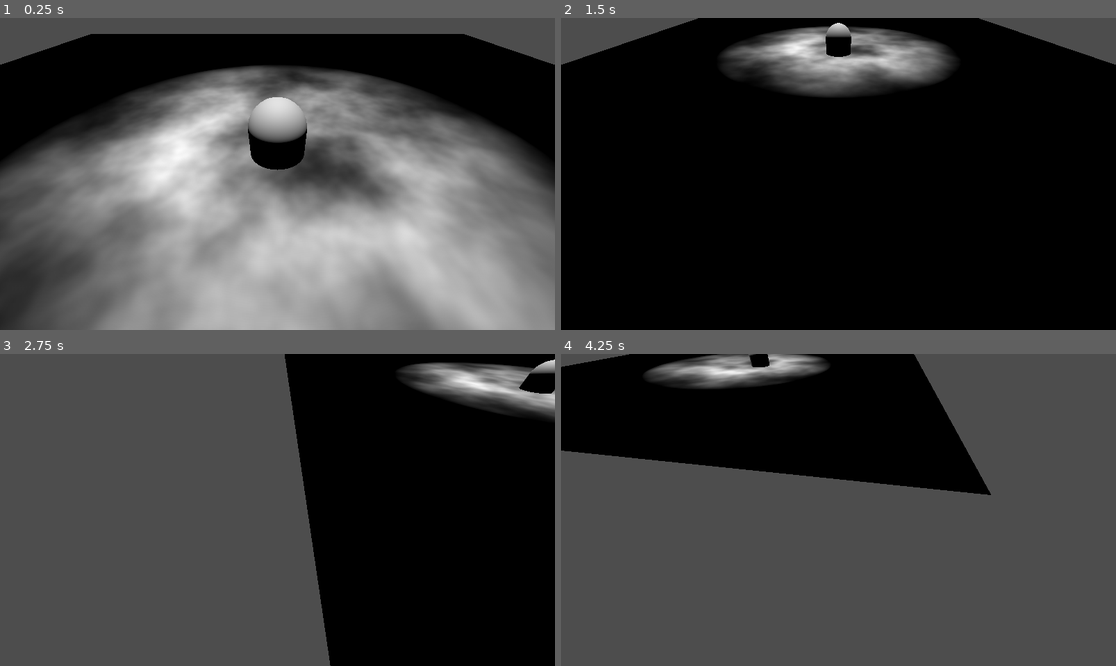
Above: before the commit, frames 1-4 (two rows, left to right).
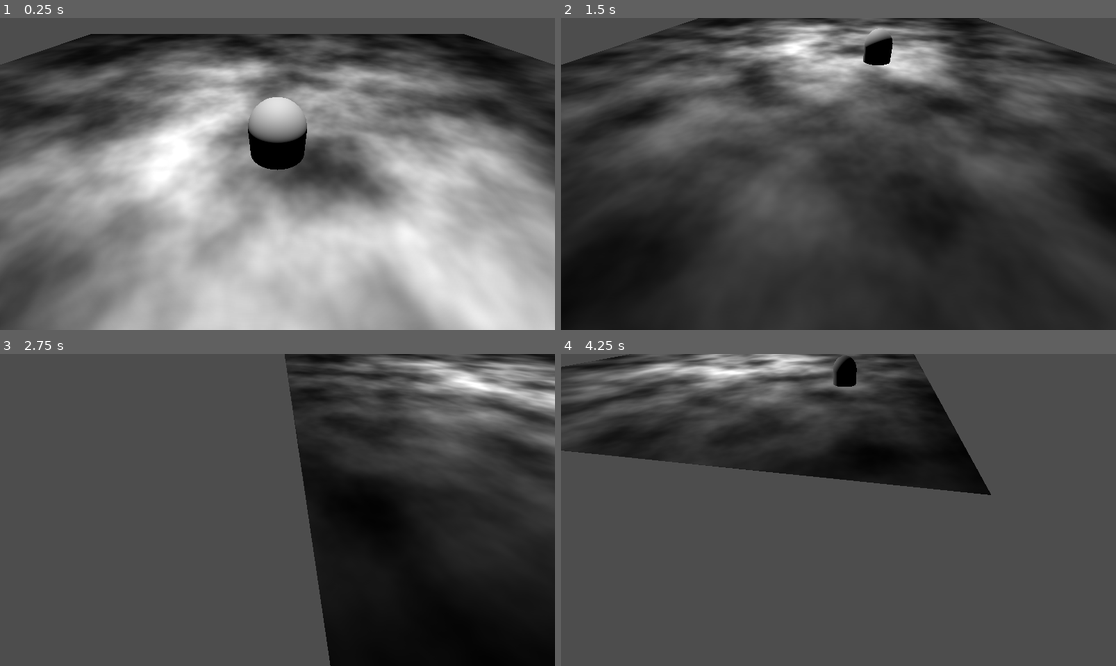
Above: after the commit, the same moments.

Repository: marcinpiotrsobczyk/godot_systems
Game: Godot game, scene res://scenes/camera_following_player.tscn
Same seed, same stepped clock (60 frames per second), same inputs: the game is played once before the commit and once after it.
Inputs (mouse positions are in pixels of both pictures, inside the frame that each line leads up to):
- Up to frame 1 (0.25 s): no input
- Up to frame 2 (1.5 s): tap Enter at 0.5 s; move the mouse to (960, 158) at 0.52 s; hold S (camera_backward) 0.53-1.28 s; click (960, 158) at 0.67 s; move the mouse to (727, 189) at 1.27 s; tap W (camera_forward) at 1.35 s; click (727, 189) at 1.42 s
- Up to frame 3 (2.75 s): move the mouse to (333, 441) at 2.02 s; hold A (camera_left) from 2.03 s (still down); click (333, 441) at 2.17 s
- Up to frame 4 (4.25 s): move the mouse to (810, 572) at 2.77 s; release A (camera_left) at 2.78 s; tap D (camera_right) at 2.85 s; click (810, 572) at 2.92 s; move the mouse to (1005, 556) at 3.52 s; hold Q (rotate_camera_left) from 3.53 s (still down); click (1005, 556) at 3.67 s

The runs differ from the first frame. In frame 1, 54% of the frame differs, in the area x 0-100%, y 5-100%; in frame 2, 89%, in the area x 0-100%, y 0-100%; in frame 3, 25%; in frame 4, 20%.

Commit message:
Player movement

Diff:
--- a/scenes/camera_following_player.tscn
+++ b/scenes/camera_following_player.tscn
@@ -18,6 +18,7 @@
 transform = Transform3D(1, 0, 0, 0, -4.371139e-08, 1, 0, -1, -4.371139e-08, 0, 5, 0)
 light_energy = 10.0
 spot_range = 20.0
+spot_angle = 75.0
 
 [node name="RotationHelper" type="Node3D" parent="."]
 
@@ -28,8 +29,9 @@
 script = ExtResource("2_eldjp")
 rotation_helper = NodePath("..")
 
-[node name="Player" type="Node3D" parent="."]
+[node name="Player" type="Node3D" parent="." node_paths=PackedStringArray("camera")]
 script = ExtResource("2_8gnqd")
+camera = NodePath("../RotationHelper/Camera3D")
 
 [node name="MeshInstance" type="MeshInstance3D" parent="Player"]
 mesh = SubResource("CapsuleMesh_rdmm2")
--- a/scripts/camera_3d.gd
+++ b/scripts/camera_3d.gd
@@ -55,7 +55,7 @@
 func rotate_camera(delta: float) -> void:
 	var rotation_change: float = 0.0
 	if Input.is_mouse_button_pressed(MOUSE_BUTTON_MIDDLE):
-		var mouse_position = get_viewport().get_mouse_position()
+		var mouse_position: Vector2 = get_viewport().get_mouse_position()
 		if last_physics_process_mouse_position_average != 0.0:
 			var mouse_position_delta: float = mouse_position.x - last_physics_process_mouse_position_average
 			if mouse_position_delta > 0:
--- a/scripts/player.gd
+++ b/scripts/player.gd
@@ -1,14 +1,20 @@
 extends Node3D
+
+@export var camera: Camera3D
 
 
 var desired_player_position: Vector3 = Vector3.ZERO
-const PLAYER_MOVEMENT_SPEED: float = 1.0
+const PLAYER_MOVEMENT_SPEED: float = 3.0
 
 
 func handle_desired_position(event: InputEventMouseButton) -> void:
 		if event.button_index == MOUSE_BUTTON_LEFT:
-			var hit_position: Vector3 = shoot_ray()
-			desired_player_position = hit_position
+			var raycast_result: Dictionary = shoot_ray()
+			if raycast_result.has("position") and raycast_result["position"] is Vector3:
+				print("position valid, raycast result: ", raycast_result)
+				desired_player_position = raycast_result["position"]
+			else:
+				print("position invalid, raycast result: ", raycast_result)
 
 
 func move_player(delta: float) -> void:
@@ -18,14 +24,17 @@
 		var new_player_position: Vector3 = global_position
 		new_player_position += difference.normalized() * delta * PLAYER_MOVEMENT_SPEED
 		global_position = new_player_position
-		# print("desired position: %, new position: %", [desired_player_position, new_player_position])
 
 
-func shoot_ray() -> Vector3:
-	if RandomNumberGenerator.new().randi() % 2 == 0:
-		return Vector3(0, 0, 9.0)
-	else:
-		return Vector3(0, 0, -9.0)
+func shoot_ray() -> Dictionary:
+	var mouse_position: Vector2 = get_viewport().get_mouse_position()
+	var ray_length: float = 1000.0
+	var from: Vector3 = camera.project_ray_origin(mouse_position)
+	var to: Vector3 = from + camera.project_ray_normal(mouse_position) * ray_length
+	var space_state: PhysicsDirectSpaceState3D = get_world_3d().direct_space_state
+	var params: PhysicsRayQueryParameters3D = PhysicsRayQueryParameters3D.create(from, to)
+	params.collide_with_areas = true
+	return space_state.intersect_ray(params)
 
 
 func _process(_delta: float) -> void:
